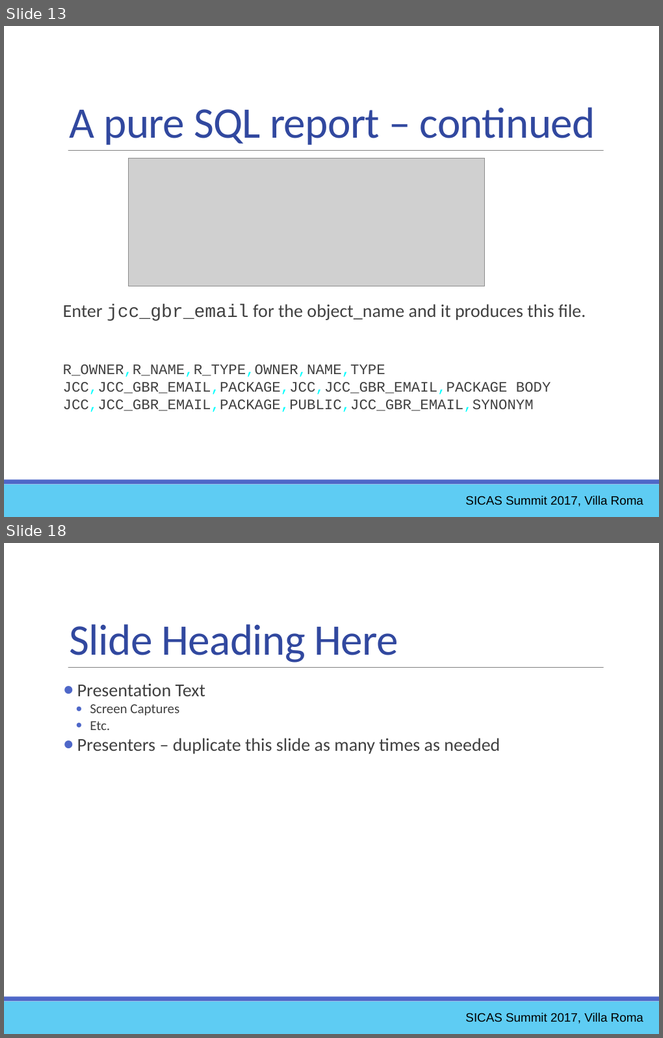
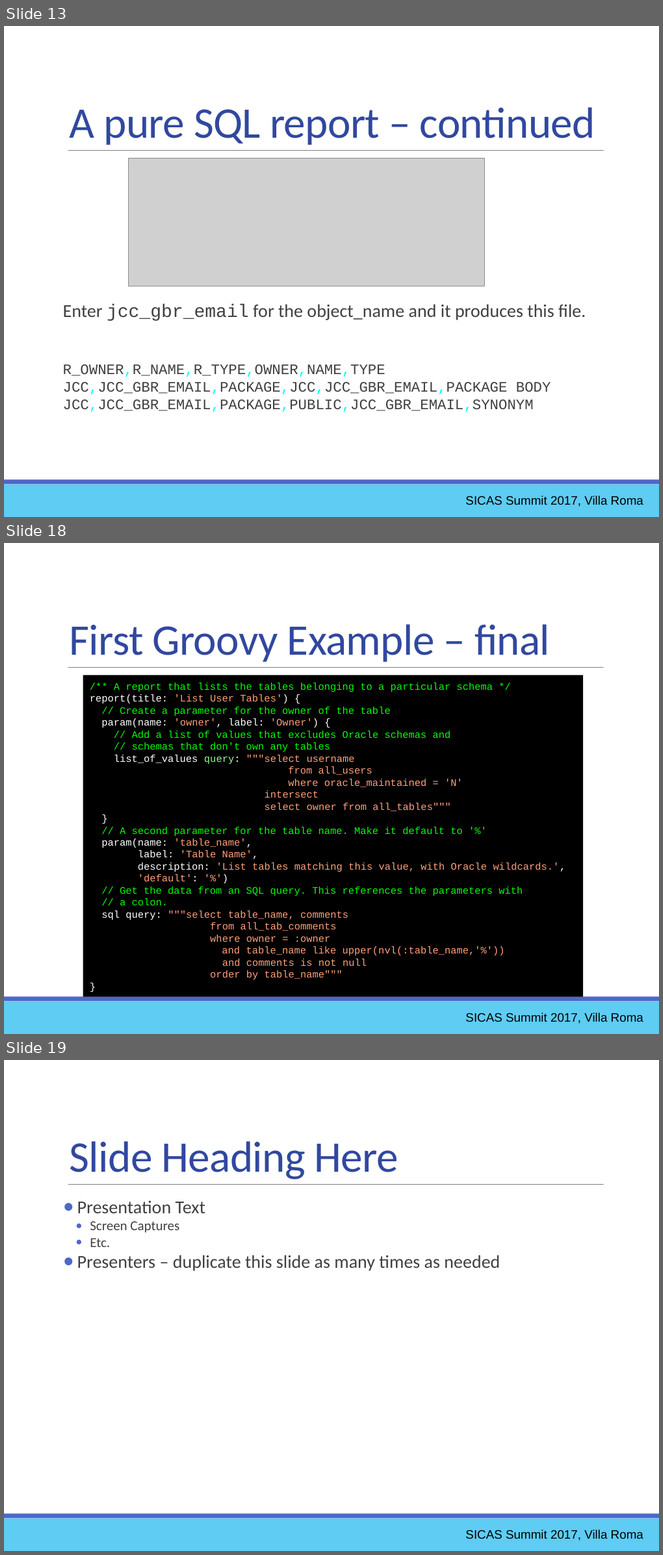
Before and after one commit to ewcole/simple_report, a slide deck: docs/SICAS_2017/Cole_Drop-In Reporting with Groovy.pptx. Shown one above the other, each under a label of ours: slides 13 and 18 before the commit, slides 13, 18 and 19 after it; the slides between them are not shown. The pictures are 663x1038 and 663x1555 pixels, drawn with LibreOffice and Linux fonts; fonts in the diff are those of the drawing; grey boxes stand for pictures. Boxes give left, top, right and bottom in pixels: in the first picture for what was removed or moved away, otherwise in the second. Text is boxed around its words. In the diff, an @@ line names an element or a change of style, - is before the commit and + after.

Commit message:
Complete slides for first groovy example

```diff
--- a/docs/SICAS_2017/Cole_Drop-In Reporting with Groovy.pptx
+++ b/docs/SICAS_2017/Cole_Drop-In Reporting with Groovy.pptx
@@ slide 18 added at [4,543,659,1034], background #FFFFFF; not listed: 3 template elements that a slide beside it also shows @@
@@ text added at [70,624,550,662], 48 pt, text #31489F @@
+First Groovy Example – final
@@ rectangle added at [83,676,583,997], fill #000000, 11 pt, text #FFA07A @@
+/** A report that lists the tables belonging to a particular schema */
+report(title: 'List User Tables') {
+// Create a parameter for the owner of the table
+param(name: 'owner', label: 'Owner') {
+// Add a list of values that excludes Oracle schemas and
+// schemas that don't own any tables
+list_of_values query: """select username
+from all_users
+where oracle_maintained = 'N'
+intersect
+select owner from all_tables"""
+}
+// A second parameter for the table name. Make it default to '%'
+param(name: 'table_name',
+label: 'Table Name',
+description: 'List tables matching this value, with Oracle wildcards.',
+'default': '%')
+// Get the data from an SQL query. This references the parameters with
+// a colon.
+sql query: """select table_name, comments
+from all_tab_comments
+where owner = :owner
+and table_name like upper(nvl(:table_name,'%'))
+and comments is not null
+order by table_name"""
+}
@@ text added at [466,1013,644,1024], 13.5 pt, text #000000 @@
+SICAS Summit 2017, Villa Roma
@@ what was slide 18 is now slide 19 @@
```
Also in this commit, not shown: 3 slides changed, 1 other slide added, 1 slide removed, 1 other file.
